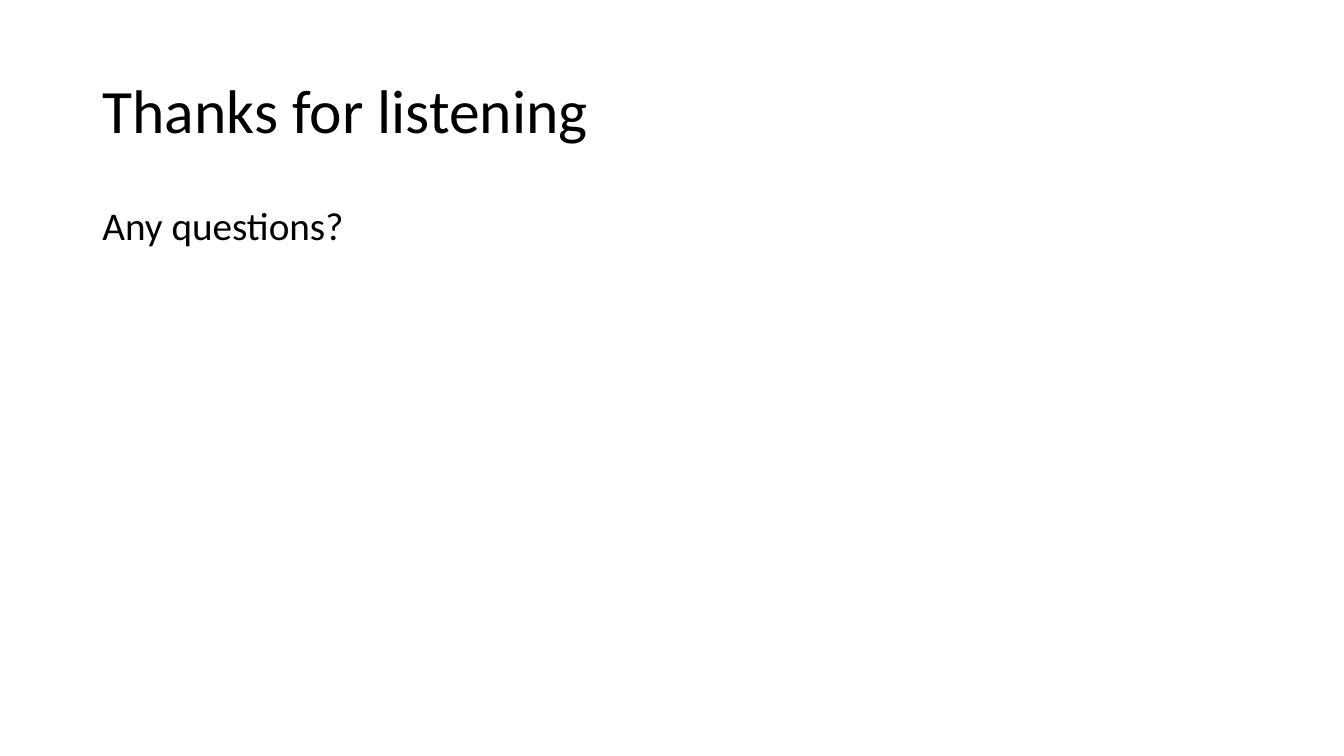
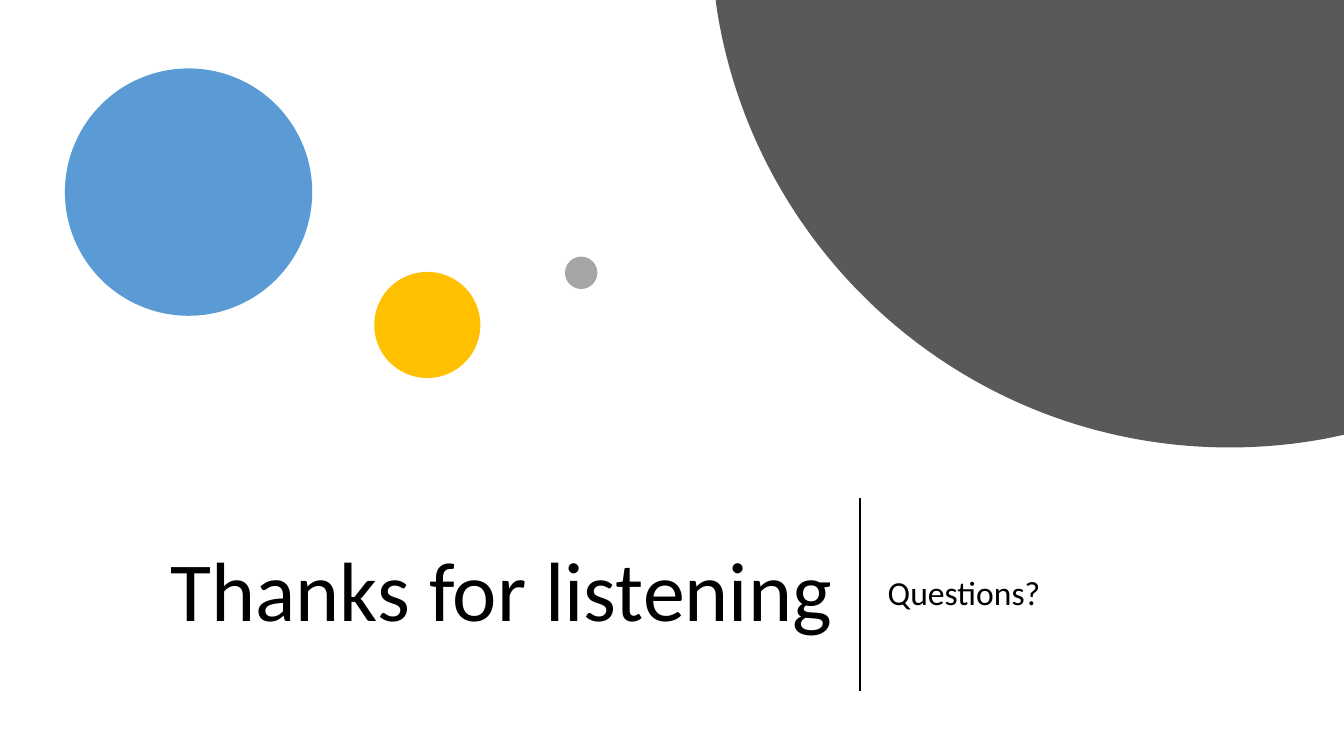
Before and after one commit to LMacPhail/ford-fulkerson, a slide deck: slide 11 of presentation-slides.pptx (slide 8 before the commit). Drawn at 1344x756 pixels with LibreOffice and Linux fonts; fonts in the diff are those of the drawing. Boxes give left, top, right and bottom in pixels: in the first picture for what was removed or moved away, otherwise in the second. Text is boxed around its words. In the diff, an @@ line names an element or a change of style, - is before the commit and + after.

```diff
--- a/presentation-slides.pptx
+++ b/presentation-slides.pptx
@@ freeform shape added at [716, 0, 1344, 448], fill #595959 @@
@@ ellipse added at [65, 69, 312, 316], fill #5B9BD5 @@
@@ ellipse added at [566, 257, 598, 289], fill #A5A5A5 @@
@@ ellipse added at [374, 272, 480, 378], fill #FFC000 @@
@@ title "Thanks for listening": place and size @@
-title "Thanks for listening" at [102, 90, 587, 144]
+title "Thanks for listening" at [170, 562, 831, 636]
@@ title "Thanks for listening" at [170, 562, 831, 636]: size 44 to 60 pt; alignment left to right @@
@@ line added from (860, 499) to (860, 691), #000000 1.5 pt @@
@@ text "Questions?" at [888, 581, 1040, 610]: vertical alignment top to middle @@
@@ text at [888, 581, 1040, 610]: text changed; size 28 to 24 pt @@
-Any questions?
+Questions?
```
Also in this commit, not shown: 5 other slides changed, 5 slides added, 2 slides removed, 7 other files.
